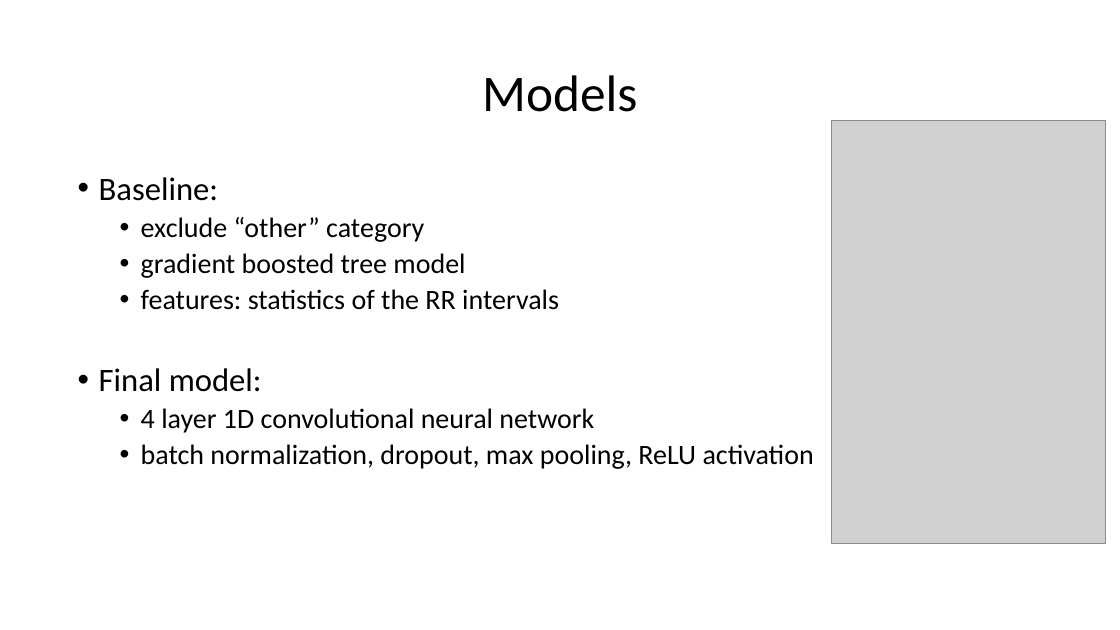
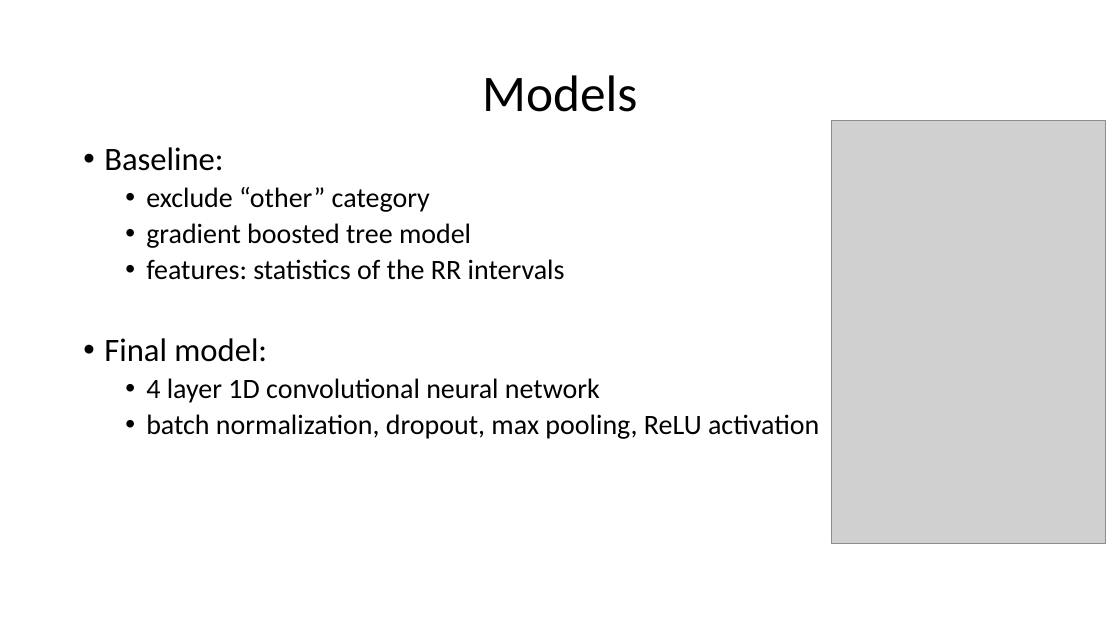
Before and after one commit to pierrecurie13/capstone, a slide deck: slide 5 of ECG.pptx. Drawn at 1120x630 pixels with LibreOffice and Linux fonts; fonts in the diff are those of the drawing; grey boxes stand for pictures; background and template pictures are left out. Boxes give left, top, right and bottom in pixels: in the first picture for what was removed or moved away, otherwise in the second. Text is boxed around its words. In the diff, an @@ line names an element or a change of style, - is before the commit and + after.

```diff
--- a/ECG.pptx
+++ b/ECG.pptx
@@ text "Baseline:" moved from (x1=99, y1=177, x2=814, y2=469) to (x1=104, y1=147, x2=819, y2=439) @@
```
Also in this commit, not shown: 6 other slides changed, 1 slide added, 1 other file.
